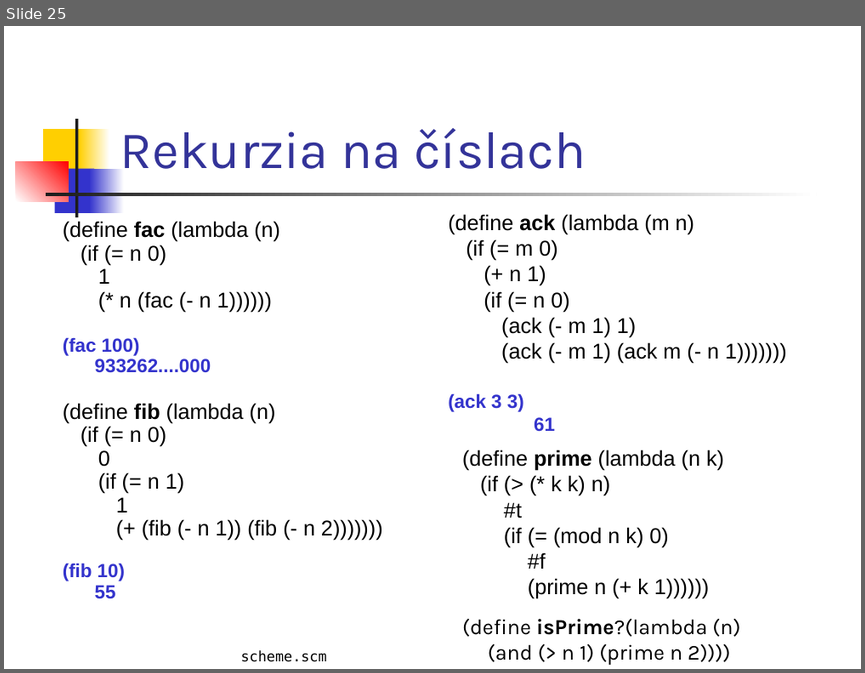
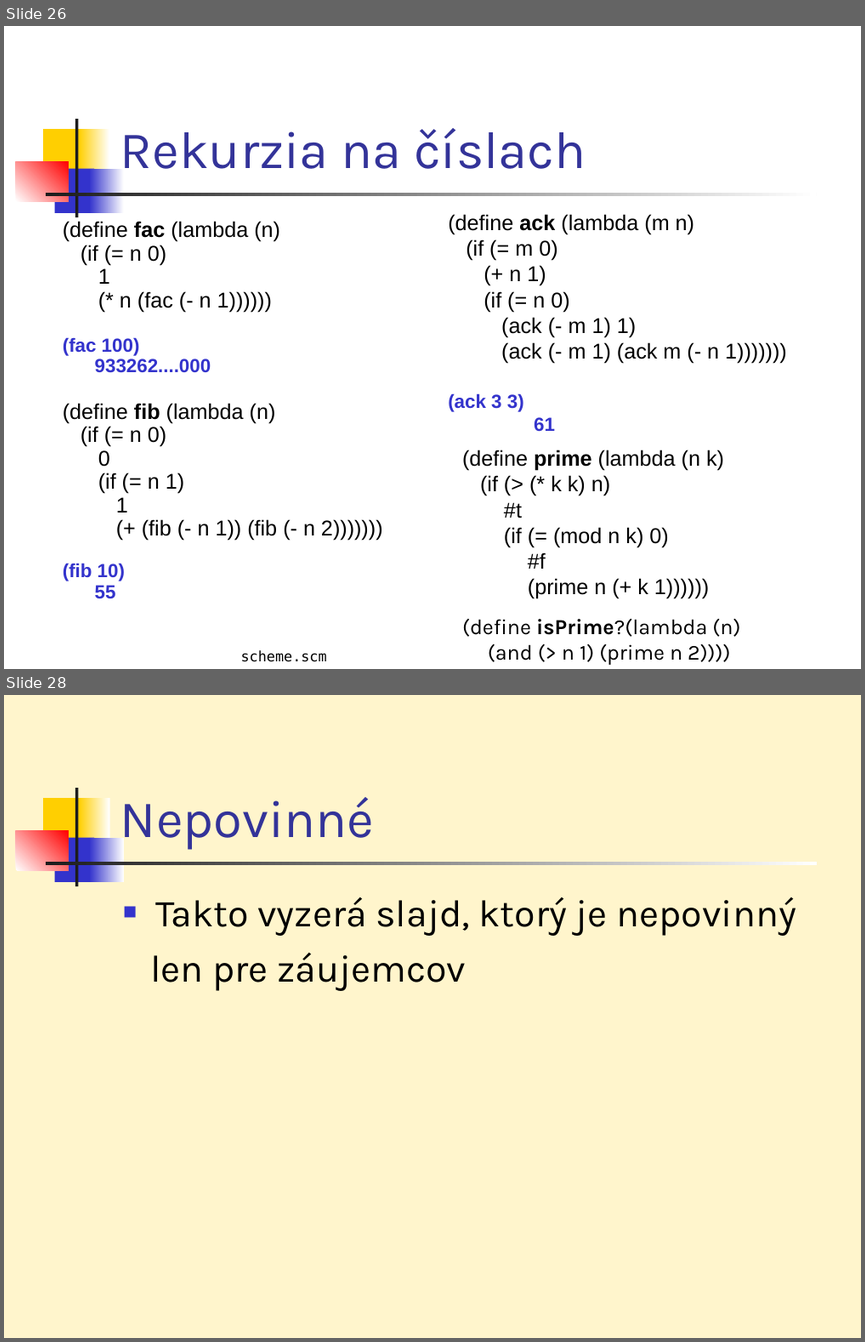
Before and after one commit to Funkcionalne/Prednasky, a slide deck: 01/01_fpro.ppt. Shown one above the other, each under a label of ours: slide 25 before the commit, slides 26 and 28 after it; the slides between them are not shown. The pictures are 865x673 and 865x1342 pixels, drawn with LibreOffice and Linux fonts; fonts in the diff are those of the drawing. Boxes give left, top, right and bottom in pixels: in the first picture for what was removed or moved away, otherwise in the second. Text is boxed around its words. In the diff, an @@ line names an element or a change of style, - is before the commit and + after.

```diff
--- a/01/01_fpro.ppt
+++ b/01/01_fpro.ppt
@@ slide 28 added at [4, 695, 861, 1338], background #FFF5CC; not listed: 7 template elements that a slide beside it also shows @@
@@ title added at [120, 797, 374, 850], 44 pt, text #333399 @@
+Nepovinné
@@ text added at [150, 897, 796, 991], 32 pt, text #000000 @@
+■ Takto vyzerá slajd, ktorý je nepovinný
+len pre záujemcov
@@ what was slide 25 is now slide 26 @@
```
Also in this commit, not shown: 3 slides changed, 1 other slide added, 1 other file.
